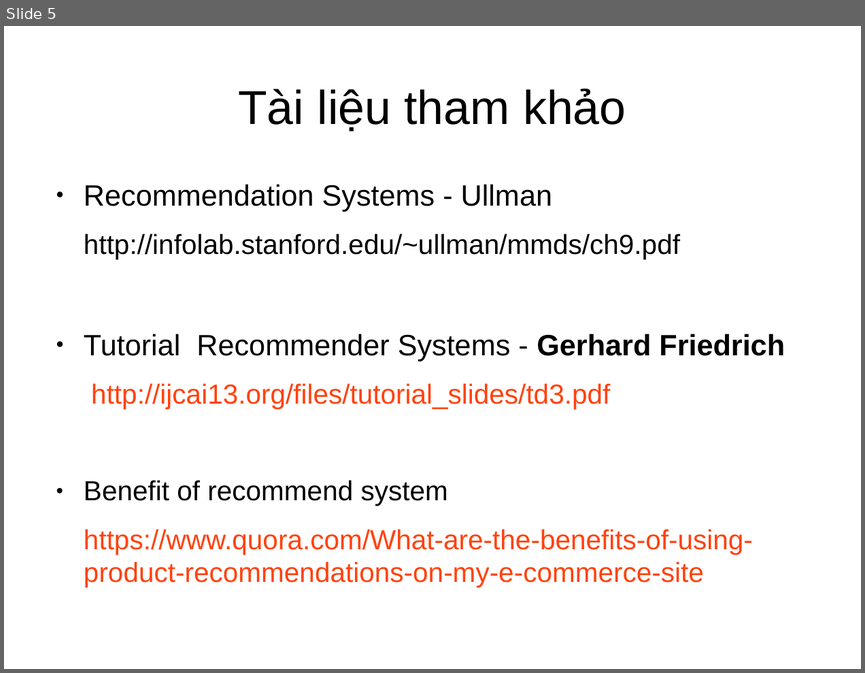
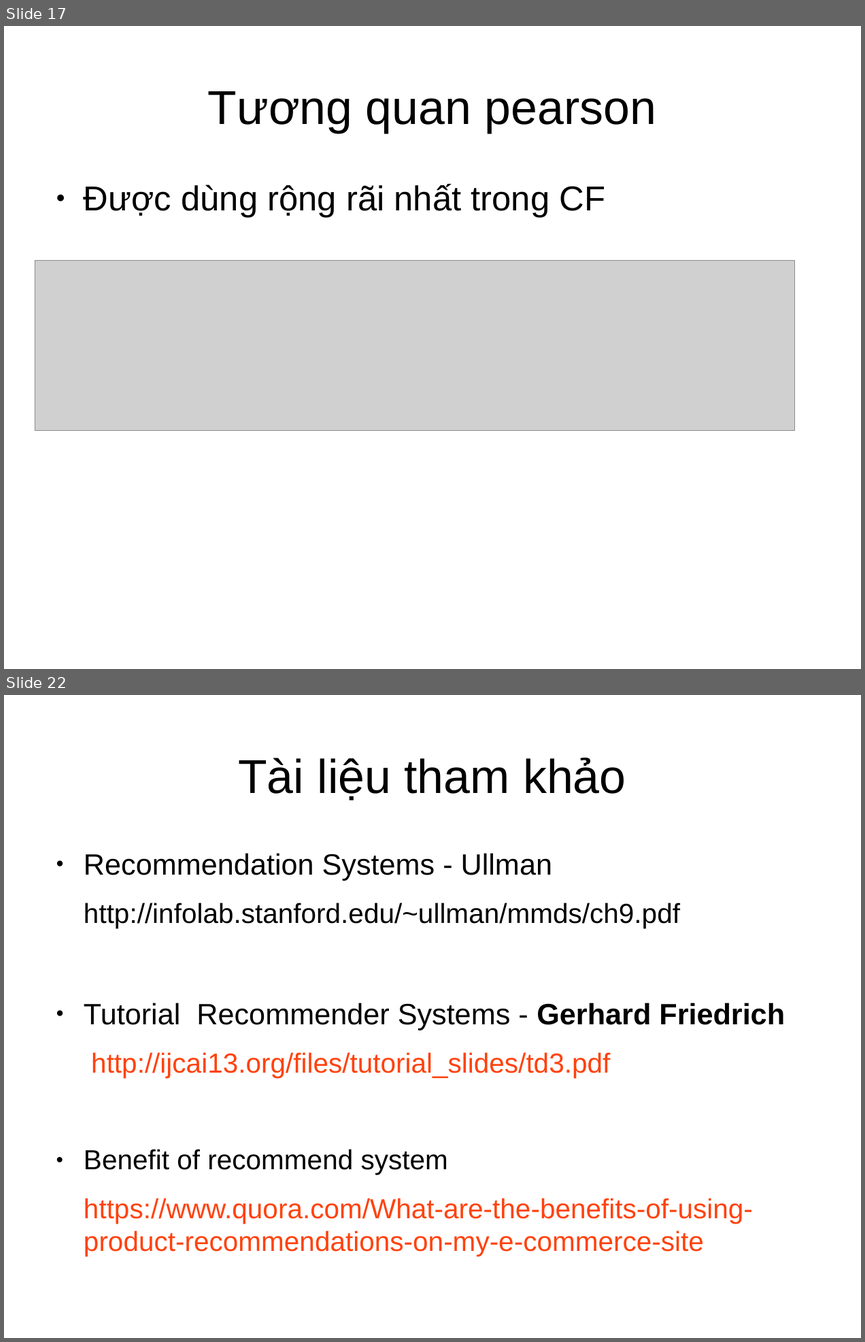
Before and after one commit to dungyeutrang/document, a slide deck: RS.odp. Shown one above the other, each under a label of ours: slide 5 before the commit, slides 17 and 22 after it; the slides between them are not shown. The pictures are 865x673 and 865x1342 pixels, drawn with LibreOffice and Linux fonts; fonts in the diff are those of the drawing; grey boxes stand for pictures. Boxes give left, top, right and bottom in pixels: in the first picture for what was removed or moved away, otherwise in the second. Text is boxed around its words. In the diff, an @@ line names an element or a change of style, - is before the commit and + after.

```diff
--- a/RS.odp
+++ b/RS.odp
@@ slide 17 added at [4, 26, 861, 669], background #FFFFFF @@
@@ title added at [208, 91, 656, 133], 44 pt, text #000000 @@
+Tương quan pearson
@@ text added at [84, 184, 605, 218], 32 pt, text #000000 @@
+● Được dùng rộng rãi nhất trong CF
@@ picture added at [35, 260, 795, 431] @@
@@ what was slide 5 is now slide 22 @@
```
Also in this commit, not shown: 1 slide changed, 17 other slides added, 1 slide removed, 1 other file.
